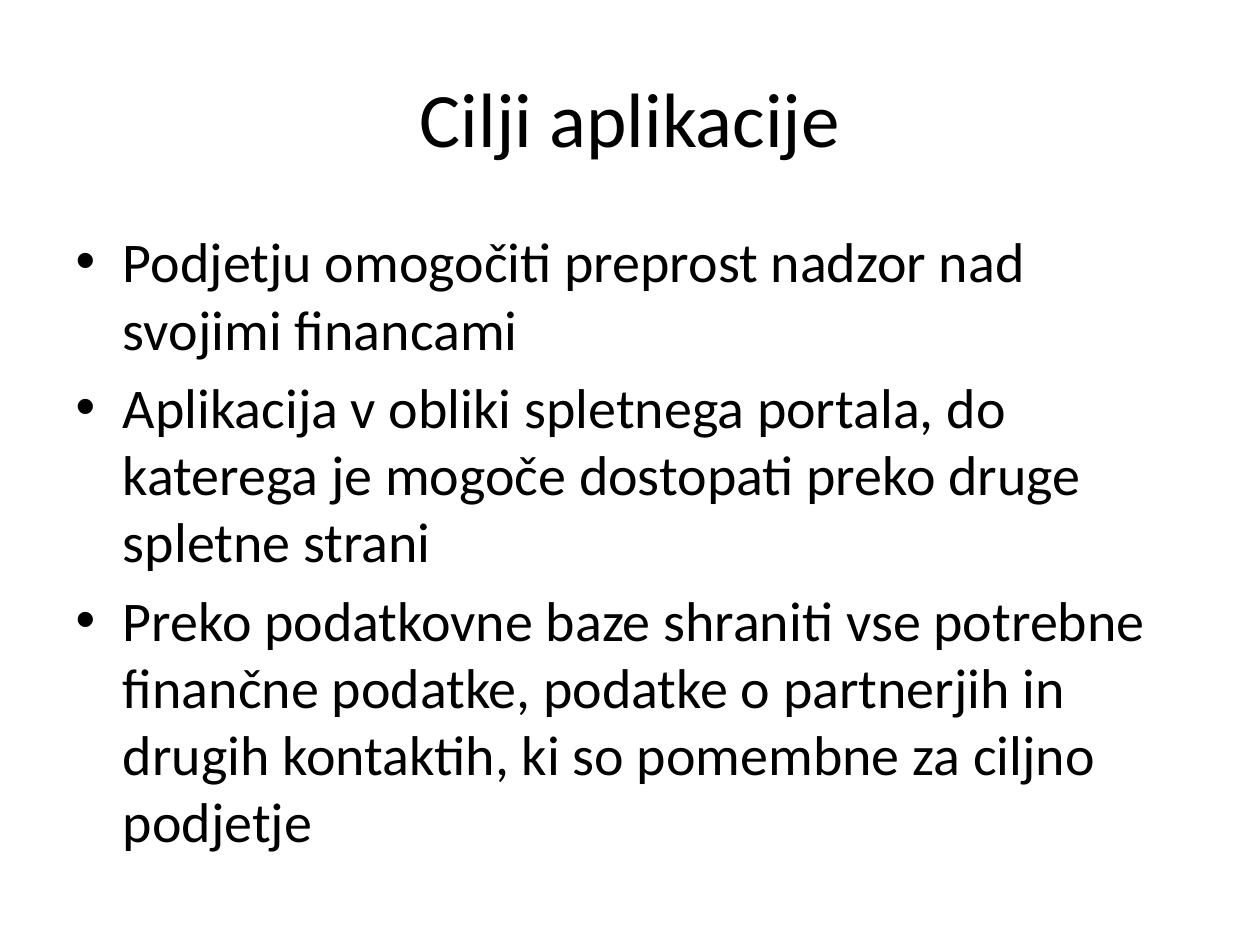
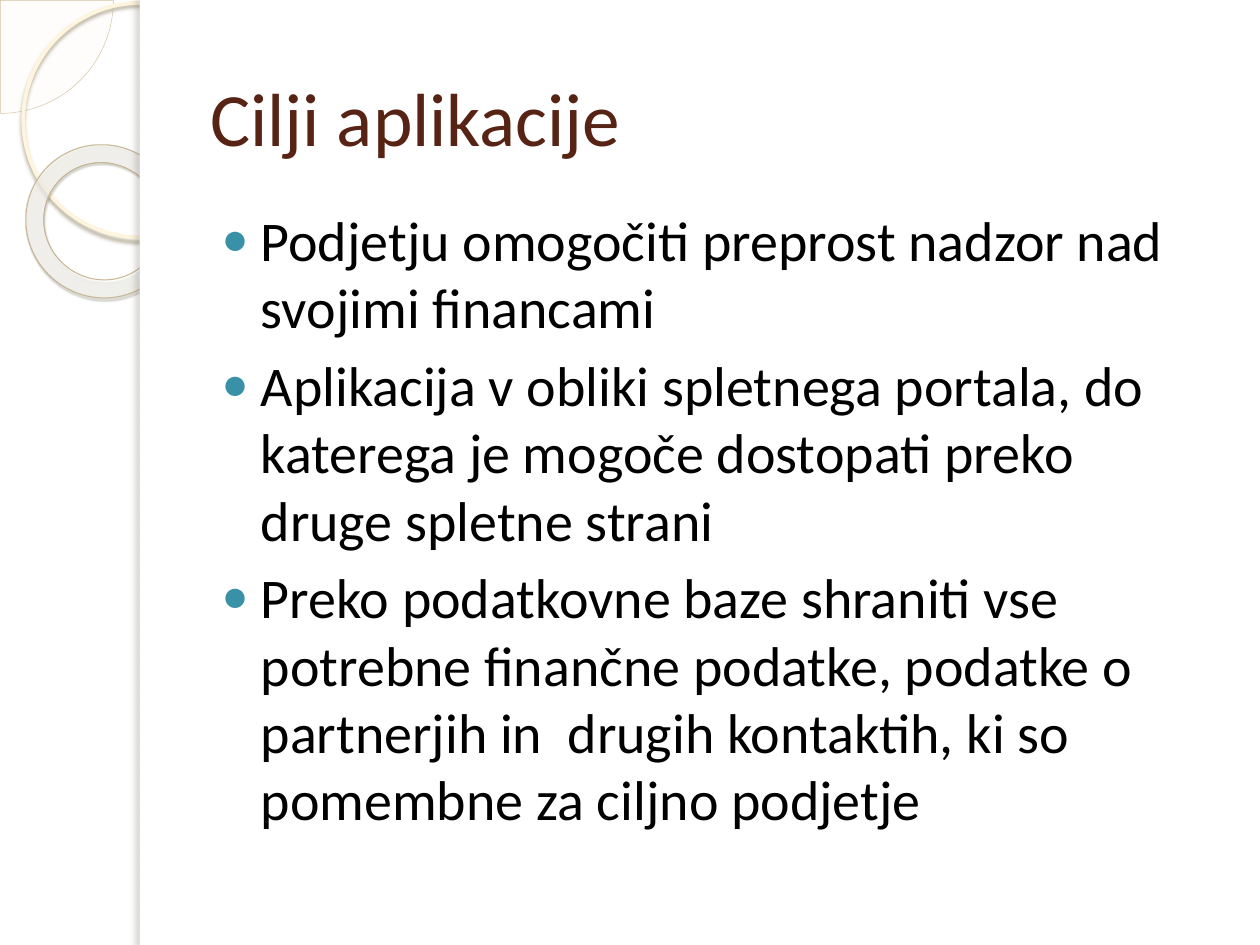
Before and after one commit to PotocnikJan/Podjetje, a slide deck: slide 2 of Nadzor finančnega stanja podjetja.pptx. Drawn at 1260x945 pixels with LibreOffice and Linux fonts; fonts in the diff are those of the drawing; background and template pictures are left out. Boxes give left, top, right and bottom in pixels: in the first picture for what was removed or moved away, otherwise in the second. Text is boxed around its words. In the diff, an @@ line names an element or a change of style, - is before the commit and + after.

```diff
--- a/Nadzor finančnega stanja podjetja.pptx
+++ b/Nadzor finančnega stanja podjetja.pptx
@@ pie slice (boxed as its full ellipse) added at bbox=[0, 0, 113, 113], fill #FEFAF4 at 33% opacity, outline #D3C39F 0.25 pt @@
@@ ellipse added at bbox=[23, 3, 257, 237], outline #FFF5DE 2.15 pt @@
@@ rectangle added at bbox=[140, 0, 1260, 945], fill #FFFFFF @@
@@ rectangle added at bbox=[140, 0, 150, 945], fill #FFFFFF @@
@@ title "Cilji aplikacije": place and size @@
-title "Cilji aplikacije" at bbox=[420, 93, 839, 161]
+title "Cilji aplikacije" at bbox=[210, 93, 620, 159]
@@ title "Cilji aplikacije" at bbox=[210, 93, 620, 159]: size 44 to 43 pt, text colour #000000 to #572314; alignment centre to left @@
@@ donut added at bbox=[0, 113, 211, 329], fill gradient #FFFCF6 to #FFFEFB to #F0D28E, outline #C7B893 0.58 pt @@
@@ text "Podjetju omogočiti preprost nadzor nad ...": place and size @@
-text "Podjetju omogočiti preprost nadzor nad ..." at bbox=[123, 243, 1145, 852]
+text "Podjetju omogočiti preprost nadzor nad ..." at bbox=[261, 222, 1163, 830]
@@ text "Podjetju omogočiti preprost nadzor nad ..." at bbox=[261, 222, 1163, 830]: bullet • to ● @@
```
Also in this commit, not shown: 3 other slides changed, 6 slides added, 1 slide removed, 3 other files.
